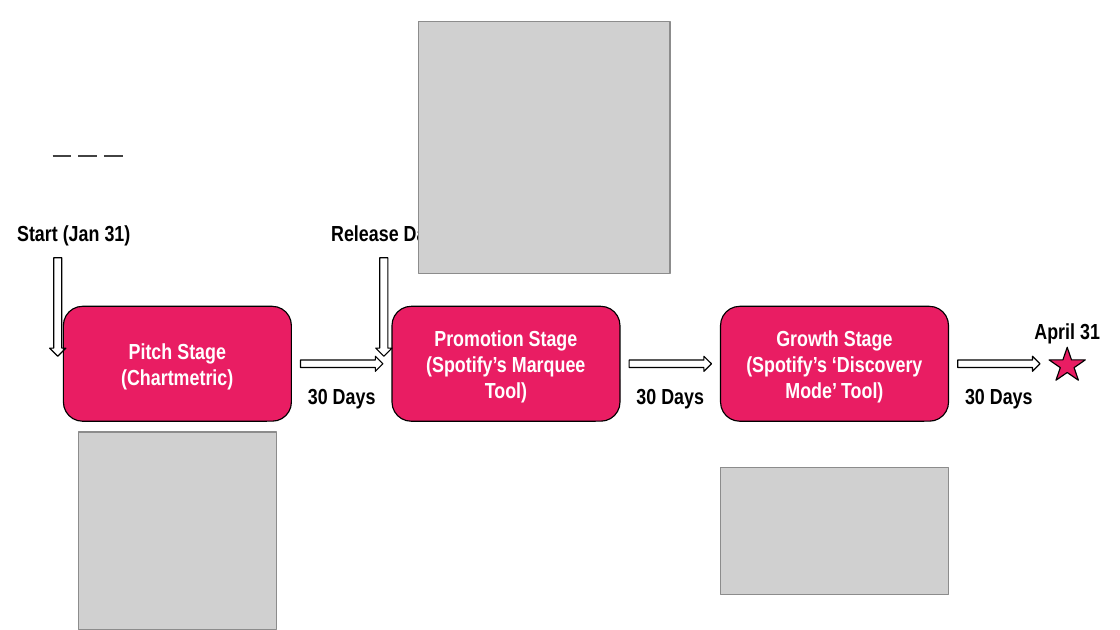
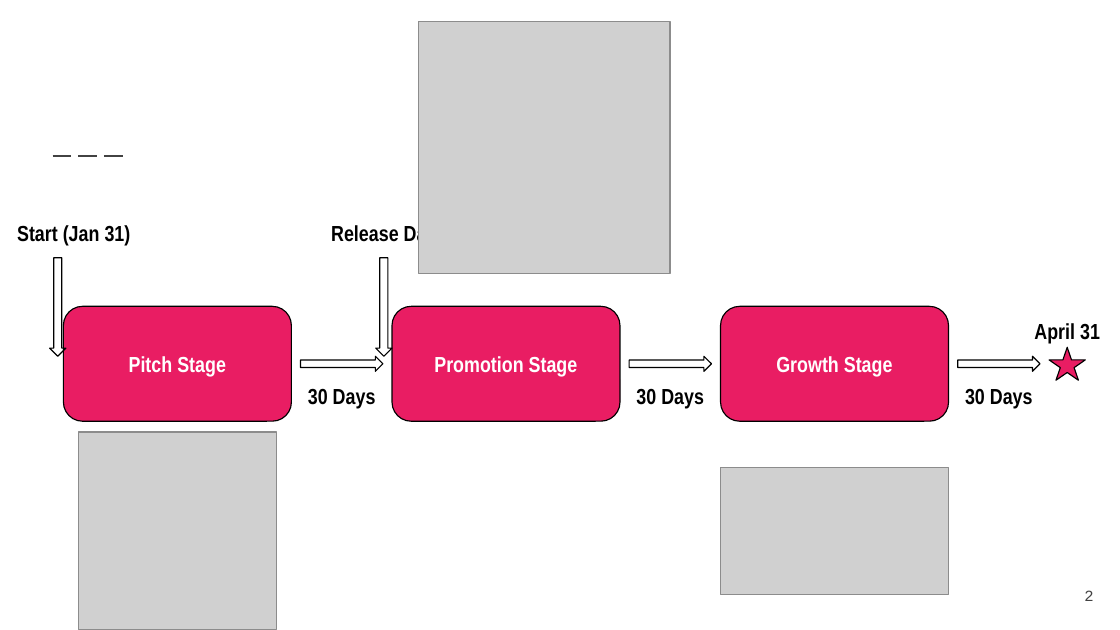
Before and after one commit to jacobposz/How-to-Use-Data-Analytics-to-Pitch-Promote-and-Grow-a-single, a slide deck: slide 2 of SLIDE DECK/Jacob Posz Capstone Presentation.pptx. Drawn at 1120x630 pixels with LibreOffice and Linux fonts; fonts in the diff are those of the drawing; grey boxes stand for pictures. Boxes give left, top, right and bottom in pixels: in the first picture for what was removed or moved away, otherwise in the second. Text is boxed around its words. In the diff, an @@ line names an element or a change of style, - is before the commit and + after.

```diff
--- a/SLIDE DECK/Jacob Posz Capstone Presentation.pptx
+++ b/SLIDE DECK/Jacob Posz Capstone Presentation.pptx
@@ text in rounded rectangle at [129, 356, 226, 377]: text changed @@
-Pitch Stage (Chartmetric)
+Pitch Stage
@@ text in rounded rectangle at [434, 356, 578, 377]: text changed @@
-Promotion Stage (Spotify’s Marquee Tool)
+Promotion Stage
@@ text in rounded rectangle at [776, 356, 893, 377]: text changed @@
-Growth Stage (Spotify’s ‘Discovery Mode’ Tool)
+Growth Stage
@@ page number added at [1084, 590, 1093, 601], 10 pt, text #424242 @@
+2
```
Also in this commit, not shown: 6 other slides changed, 1 other file.
